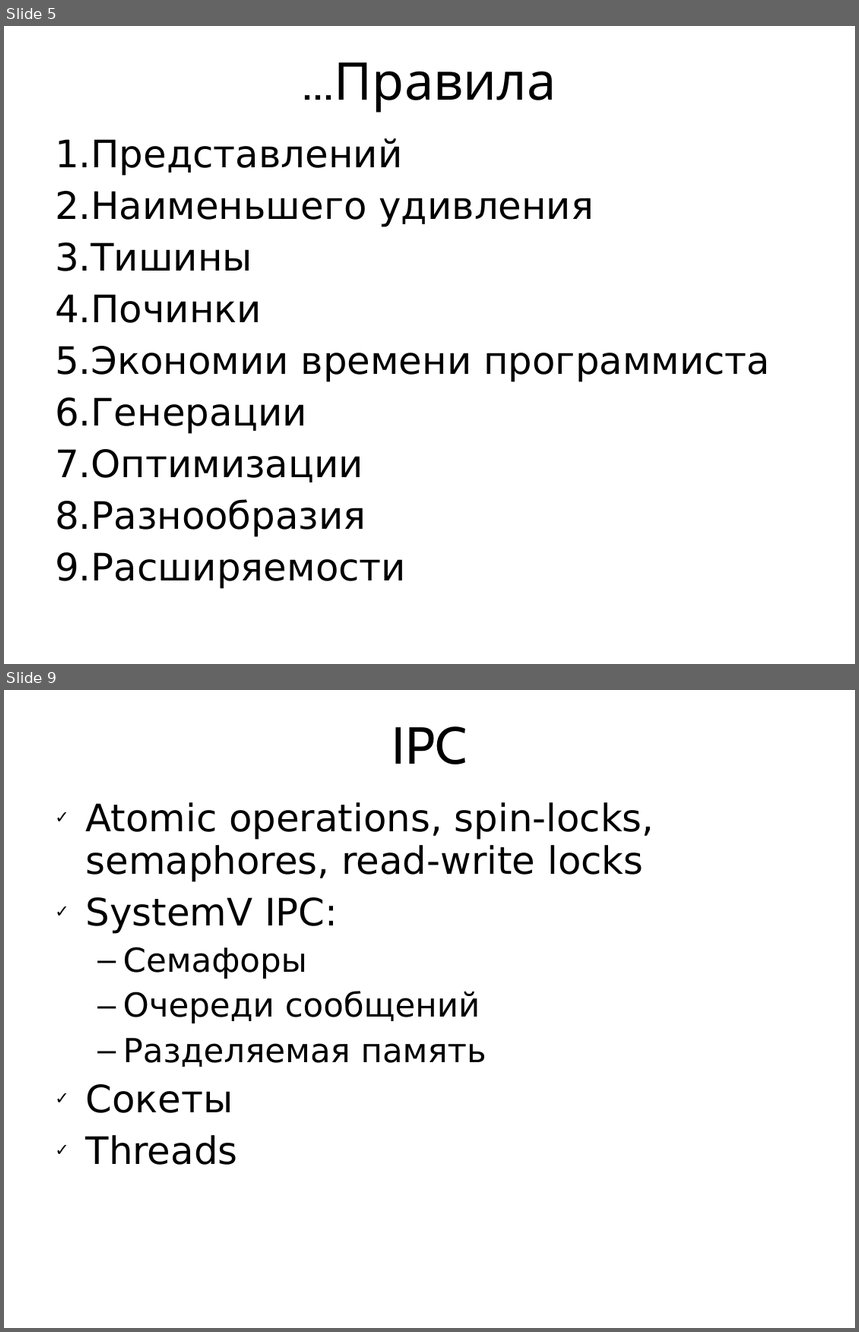
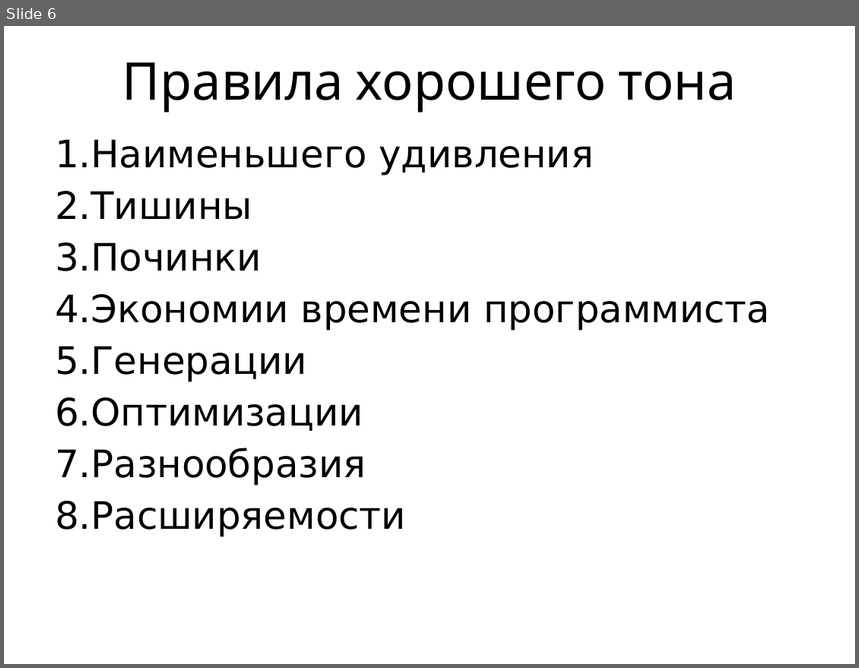
Before and after one commit to vseloved/kpi-spos, a slide deck: lec/11-unix/unix.ppt. Shown one above the other, each under a label of ours: slides 5 and 9 before the commit, slide 6 after it; the slides between them are not shown. The pictures are 859x1332 and 859x668 pixels, drawn with LibreOffice and Linux fonts; fonts in the diff are those of the drawing. Boxes give left, top, right and bottom in pixels: in the first picture for what was removed or moved away, otherwise in the second. Text is boxed around its words. In the diff, an @@ line names an element or a change of style, - is before the commit and + after.

```diff
--- a/lec/11-unix/unix.ppt
+++ b/lec/11-unix/unix.ppt
@@ slide 9 removed at (4, 690, 855, 1328), background #FFFFFF @@
@@ title removed at (392, 726, 468, 764) @@
-IPC
@@ text removed at (86, 802, 655, 1165) @@
-✓ Atomic operations, spin-locks, semaphores, read-write locks
-✓ SystemV IPC:
-  – Семафоры
-  – Очереди сообщений
-  – Разделяемая память
-✓ Сокеты
-✓ Threads
@@ what was slide 5 is now slide 6 @@
@@ slide 6 changed as well @@
@@ title at (122, 62, 736, 113): text changed @@
-...Правила
+Правила хорошего тона
@@ text at (55, 138, 402, 176): paragraph removed @@
-1. Представлений
```
Also in this commit, not shown: 3 other slides changed, 3 slides added, 6 other slides removed, 56 other files.
